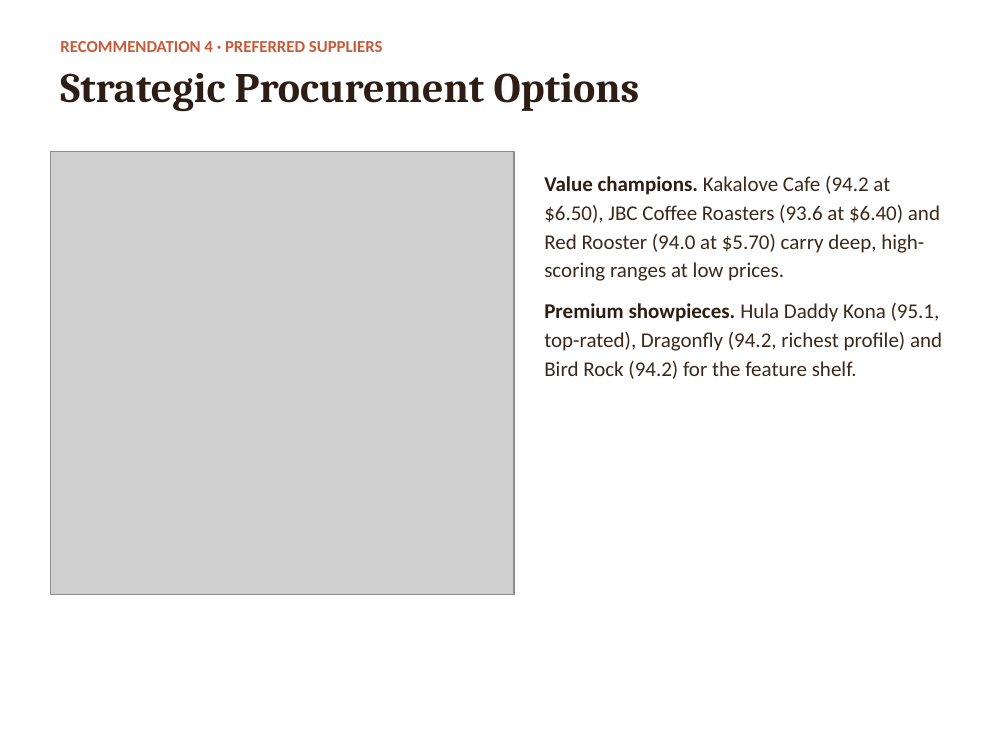
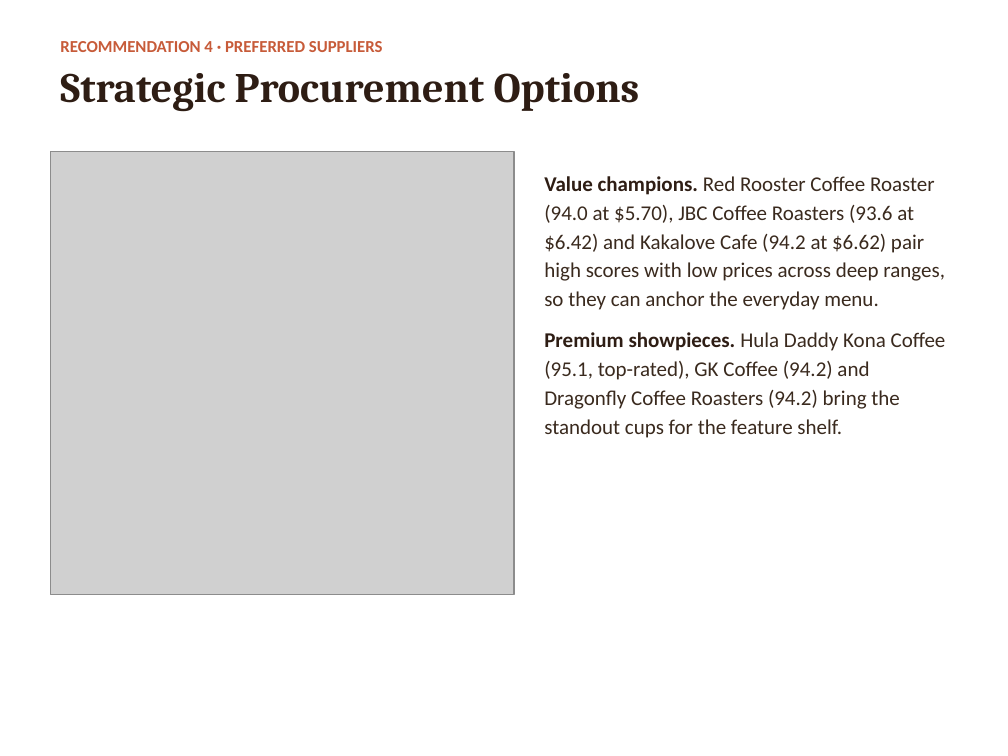
Before and after one commit to diazsangeve-lab/24991422, a slide deck: slide 6 of Question1/Coffee_Hub_Recommendation.pptx. Drawn at 1008x756 pixels with LibreOffice and Linux fonts; fonts in the diff are those of the drawing; grey boxes stand for pictures. Boxes give left, top, right and bottom in pixels: in the first picture for what was removed or moved away, otherwise in the second. Text is boxed around its words. In the diff, an @@ line names an element or a change of style, - is before the commit and + after.

```diff
--- a/Question1/Coffee_Hub_Recommendation.pptx
+++ b/Question1/Coffee_Hub_Recommendation.pptx
@@ text at (x1=544, y1=176, x2=946, y2=438): text changed @@
-Value champions. Kakalove Cafe (94.2 at $6.50), JBC Coffee Roasters (93.6 at $6.40) and Red Rooster (94.0 at $5.70) carry deep, high-scoring ranges at low prices.
-Premium showpieces. Hula Daddy Kona (95.1, top-rated), Dragonfly (94.2, richest profile) and Bird Rock (94.2) for the feature shelf.
+Value champions. Red Rooster Coffee Roaster (94.0 at $5.70), JBC Coffee Roasters (93.6 at $6.42) and Kakalove Cafe (94.2 at $6.62) pair high scores with low prices across deep ranges, so they can anchor the everyday menu.
+Premium showpieces. Hula Daddy Kona Coffee (95.1, top-rated), GK Coffee (94.2) and Dragonfly Coffee Roasters (94.2) bring the standout cups for the feature shelf.
```
Also in this commit, not shown: 6 other slides changed, 5 other files.
